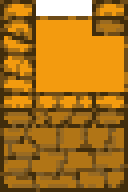
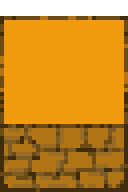
Two versions of the same layered image (128x192). Layer-by-layer changes:
hid "Wall Bottom", painted on it over (28, 92, 104, 128)
hid "Wall Left", painted on it over (0, 16, 36, 100)
renamed "Background" to "Wall", painted on it over (0, 0, 128, 128)
